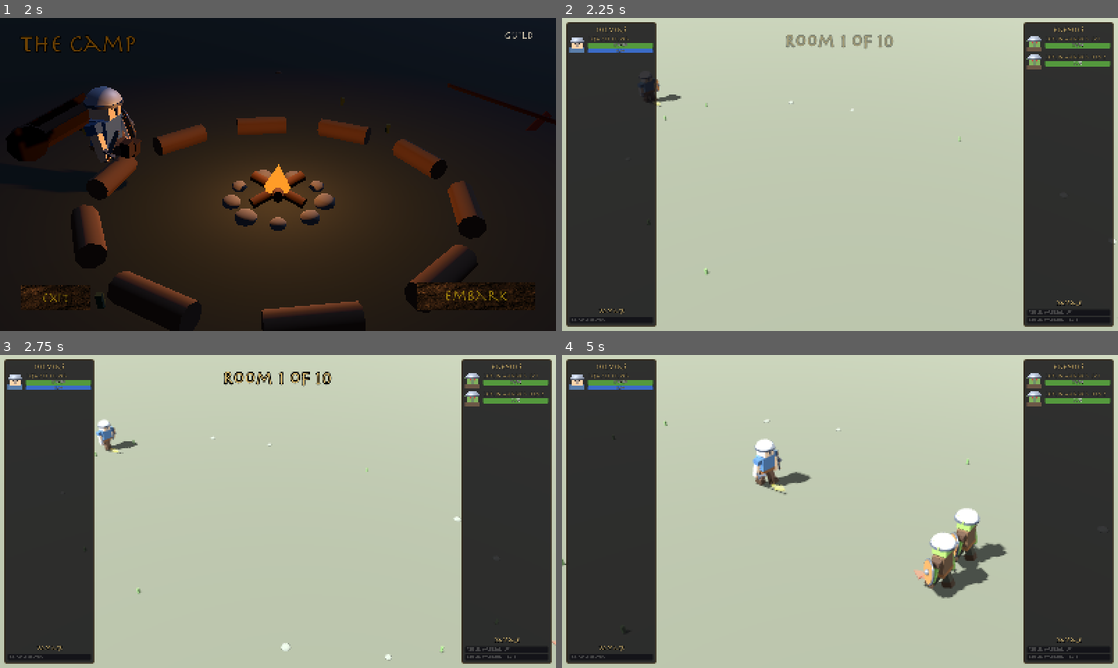
Above: before the commit, frames 1-4 (two rows, left to right).
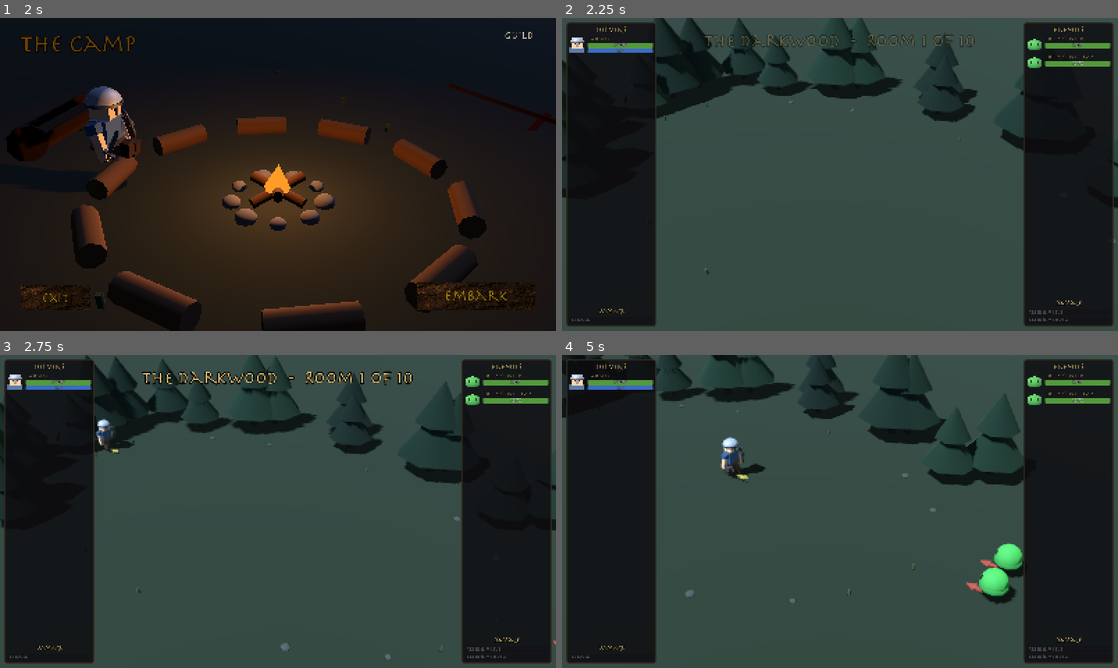
Above: after the commit, the same moments.

Repository: nexzitar/delvers
Game: Godot game, scene res://scenes/menus/menu.tscn
Two runs of this game, one before a commit and one after it. Both use one fixed random seed, a clock stepped at 60 frames per second and the inputs below. Sound files missing from this copy of the repository are replaced by a short silence.
Inputs (mouse positions are in pixels of both pictures, inside the frame that each line leads up to):
- Up to frame 1 (2 s): click "Enter" at 0.5 s; tap Enter at 1.25 s; move the mouse to (400, 158) at 1.27 s; click (400, 158) at 1.42 s
- Up to frame 2 (2.25 s): click "Embark" at 2 s
- Up to frame 3 (2.75 s): no input
- Up to frame 4 (5 s): drag from (728, 527) to (812, 574) at 2.77 s; move the mouse to (895, 442) at 3.52 s; click (895, 442) at 3.67 s; drag from (812, 574) to (673, 464) at 4.27 s

Frame 1 is identical in both runs. In frame 2, 94% of the frame differs, in the area x 0-100%, y 0-100%; in frame 3, 94%; in frame 4, 94%.

Commit message:
The Darkwood closes in; Garrick hunts iron.
Playtest feedback: iron scrap gates four of five recipes plus the
third delver, but warriors were only one face in four - the hour-long
first clear was mostly iron farming. Warriors now muster twice in the
encounter pool and material drops land at 75% (up from 65%), so the
bottleneck material flows with the delve instead of against it.

The first dungeon earns its atmosphere: the arena is a moonlit forest
clearing now - dark mossy ground, cool key light with a thin ground
haze, and rings of low-poly firs framing the back and sides of the
field (the camera's foreground stays clear). Pillars, rocks and tufts
darken to match, and the room banner names the place: The Darkwood.

The first delver has a name: Garrick. Renaming stays, and companion
names never collide.

Co-Authored-By: Claude Fable 5 <noreply@anthropic.com>

Diff:
--- a/resources/heroes/default_delver.tres
+++ b/resources/heroes/default_delver.tres
@@ -15,7 +15,7 @@
 resource_name = "HeroTemplate"
 script = ExtResource("1_ok26h")
 hero_id = "Default Delver"
-hero_name = "Default Delver"
+hero_name = "Garrick"
 template_id = null
 actor_scene = ExtResource("1_iac65")
 base_health = 100
--- a/scripts/data/enemy_template.gd
+++ b/scripts/data/enemy_template.gd
@@ -24,7 +24,7 @@
 ## recipes are rare permanent unlocks; finished gear is a memorable
 ## fluke outside of bosses.
 @export var material_loot: Array[String] = []
-@export var material_drop_chance: float = 0.65
+@export var material_drop_chance: float = 0.75
 @export var recipe_loot: Array[String] = []
 @export var recipe_drop_chance: float = 0.05
 ## Affix knowledge this enemy can teach (rarer than base recipes).
--- a/scripts/theater3d/theater_controller_3d.gd
+++ b/scripts/theater3d/theater_controller_3d.gd
@@ -115,7 +115,9 @@
 func roll_encounter(room: int) -> Array:
 	if room >= PlayerRoster.DELVE_LENGTH:
 		return [SLIME_KING, GREEN_SLIME, GOBLIN_ARCHER]
-	var pool = [GREEN_SLIME, GREEN_SLIME, GOBLIN_ARCHER, GOBLIN_WARRIOR]
+	# Warriors show up in force: iron is what everyone is hunting.
+	var pool = [GREEN_SLIME, GREEN_SLIME, GOBLIN_ARCHER,
+		GOBLIN_WARRIOR, GOBLIN_WARRIOR]
 	if room >= 3:
 		pool.append(VENOMOUS_SPIDER)
 		pool.append(VENOMOUS_SPIDER)
@@ -499,7 +501,7 @@
 	layer.layer = 11
 	add_child(layer)
 	var label := Label.new()
-	label.text = "Room %d of %d" % [room, PlayerRoster.DELVE_LENGTH]
+	label.text = "The Darkwood  -  Room %d of %d" % [room, PlayerRoster.DELVE_LENGTH]
 	label.anchor_left = 0.0
 	label.anchor_right = 1.0
 	label.offset_top = 40
@@ -708,26 +710,33 @@
 # --- World & UI ---------------------------------------------------------
 
 func _setup_world(arena):
+	# The Darkwood: moonlight through a forest clearing, a thin ground
+	# haze, and treelines closing in around the field.
 	var env := Environment.new()
 	env.background_mode = Environment.BG_COLOR
-	env.background_color = Color("23242c")
+	env.background_color = Color("0d1118")
 	env.ambient_light_source = Environment.AMBIENT_SOURCE_COLOR
-	env.ambient_light_color = Color("b8c0d6")
-	env.ambient_light_energy = 0.7
+	env.ambient_light_color = Color("66748e")
+	env.ambient_light_energy = 0.6
 	env.tonemap_mode = Environment.TONE_MAPPER_FILMIC
+	env.fog_enabled = true
+	env.fog_light_color = Color("131a22")
+	env.fog_density = 0.011
 	var world_env := WorldEnvironment.new()
 	world_env.environment = env
 	add_child(world_env)
 
-	var sun := DirectionalLight3D.new()
-	sun.rotation_degrees = Vector3(-48, -32, 0)
-	sun.light_energy = 1.3
-	sun.shadow_enabled = true
-	add_child(sun)
+	var moon := DirectionalLight3D.new()
+	moon.rotation_degrees = Vector3(-52, -30, 0)
+	moon.light_energy = 1.0
+	moon.light_color = Color(0.82, 0.88, 1.0)
+	moon.shadow_enabled = true
+	add_child(moon)
 
 	var fill := DirectionalLight3D.new()
-	fill.rotation_degrees = Vector3(-20, 140, 0)
-	fill.light_energy = 0.35
+	fill.rotation_degrees = Vector3(-18, 140, 0)
+	fill.light_energy = 0.22
+	fill.light_color = Color(0.55, 0.7, 0.55)
 	add_child(fill)
 
 	var center = to_world(Vector2(
@@ -740,16 +749,63 @@
 	plane.size = Vector2(arena.width + 40, arena.height + 40)
 	ground.mesh = plane
 	var mat := StandardMaterial3D.new()
-	mat.albedo_color = Color("55584a")
+	mat.albedo_color = Color("2c3626")
 	mat.roughness = 1.0
 	ground.material_override = mat
 	ground.position = center
 	add_child(ground)
 
+	# The treeline: rings of low-poly firs just beyond the field.
+	var trunk_mat := StandardMaterial3D.new()
+	trunk_mat.albedo_color = Color("32251a")
+	trunk_mat.roughness = 1.0
+	# Trees hug the visible clearing, but only behind and beside the
+	# fight — the camera's foreground stays clear.
+	var cam_dir = Vector3(CAMERA_OFFSET.x, 0, CAMERA_OFFSET.z).normalized()
+	for i in 30:
+		var a = TAU * i / 30.0 + 0.35 * sin(i * 3.1)
+		var ring = 0.35 * ((i * 7) % 4)
+		var offset = Vector3(
+			(8.6 + 1.4 * ring) * cos(a), 0,
+			(6.0 + 1.1 * ring) * sin(a)
+		)
+		if offset.normalized().dot(cam_dir) > 0.25:
+			continue
+		var tree := Node3D.new()
+		tree.position = center + offset
+		var height = 1.0 + 0.5 * ((i * 5) % 4) / 3.0
+		tree.scale = Vector3.ONE * height
+		add_child(tree)
+		var trunk := CylinderMesh.new()
+		trunk.top_radius = 0.09
+		trunk.bottom_radius = 0.13
+		trunk.height = 0.9
+		trunk.radial_segments = 6
+		var trunk_mesh := MeshInstance3D.new()
+		trunk_mesh.mesh = trunk
+		trunk_mesh.material_override = trunk_mat
+		trunk_mesh.position.y = 0.45
+		tree.add_child(trunk_mesh)
+		var shade = 0.85 + 0.3 * ((i * 11) % 3) / 2.0
+		var leaf_mat := StandardMaterial3D.new()
+		leaf_mat.albedo_color = Color("1c2e1f") * shade
+		leaf_mat.roughness = 1.0
+		for layer in 2:
+			var cone := CylinderMesh.new()
+			cone.top_radius = 0.0
+			cone.bottom_radius = 0.85 - 0.3 * layer
+			cone.height = 1.15 - 0.2 * layer
+			cone.radial_segments = 7
+			var cone_mesh := MeshInstance3D.new()
+			cone_mesh.mesh = cone
+			cone_mesh.material_override = leaf_mat
+			cone_mesh.position.y = 1.0 + 0.72 * layer
+			tree.add_child(cone_mesh)
+
 	# Blocked tiles rise as stone pillars: the same cells the sim's
 	# pathfinding and line of sight respect.
 	var pillar_mat := StandardMaterial3D.new()
-	pillar_mat.albedo_color = Color("5b5e57")
+	pillar_mat.albedo_color = Color("42463e")
 	pillar_mat.roughness = 1.0
 	for tile in arena.blocked_tiles:
 		var pillar := BoxMesh.new()
@@ -778,13 +834,13 @@
 			rock.radial_segments = 7
 			rock.rings = 4
 			mesh.mesh = rock
-			prop_mat.albedo_color = Color("6e7266")
+			prop_mat.albedo_color = Color("4a4f45")
 		else:
 			var tuft := BoxMesh.new()
 			tuft.size = Vector3(0.05, 0.14, 0.05)
 			mesh.mesh = tuft
 			mesh.position.y = 0.07
-			prop_mat.albedo_color = Color("5e7a4a")
+			prop_mat.albedo_color = Color("3f5a33")
 		mesh.material_override = prop_mat
 		mesh.position += center + Vector3(7.5 * cos(a), 0, 4.6 * sin(a))
 		add_child(mesh)
Not shown, added: capture/guild_shot.gd.uid
Binary file changed: capture/proto3d/renders/battle3d_early.png
Binary file changed: capture/proto3d/renders/battle3d_late.png
Binary file changed: capture/proto3d/renders/battle3d_mid.png
